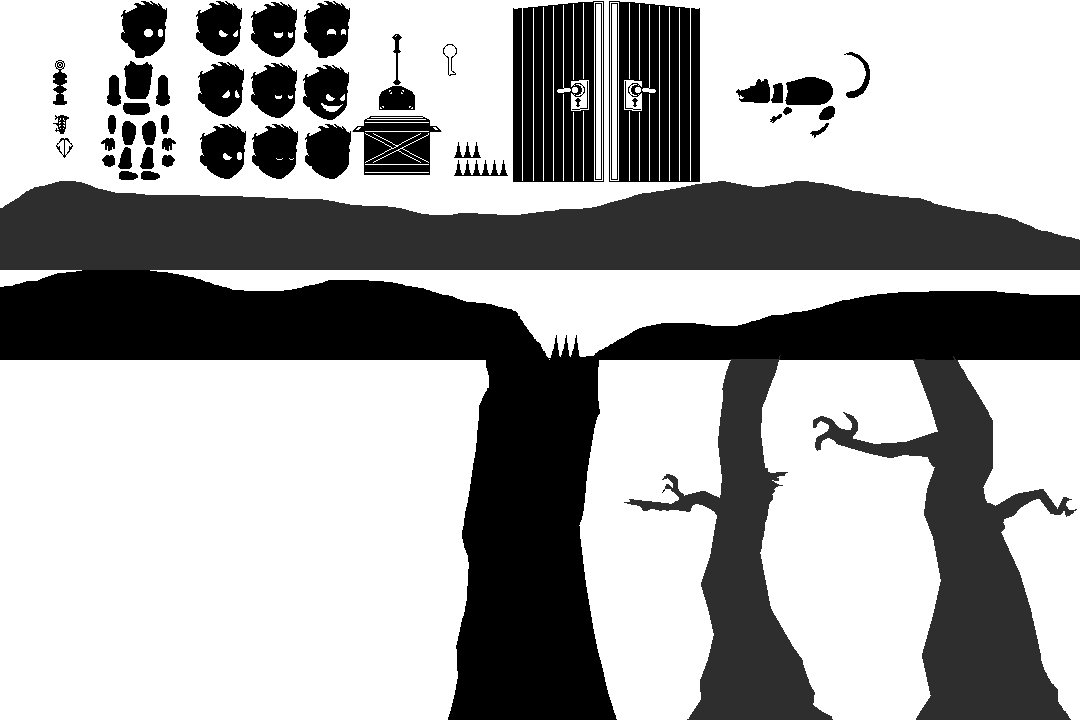
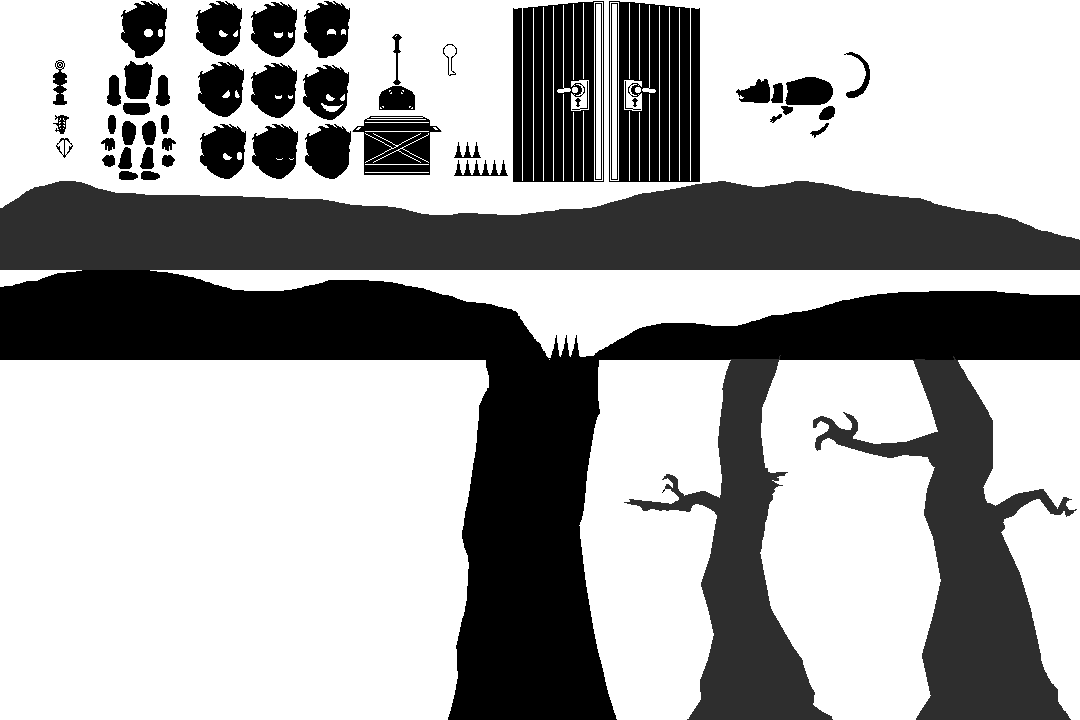
Comparing the layer stacks of the two 1080×720 images. Changes:
painted on "Ebene 4" over [781, 106, 793, 111]
